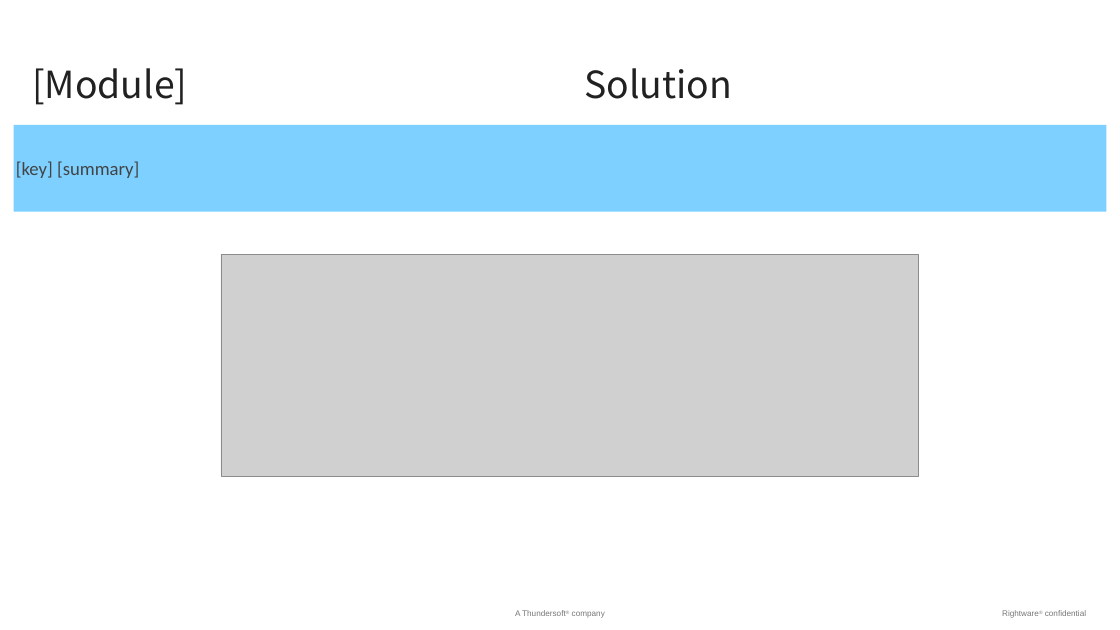
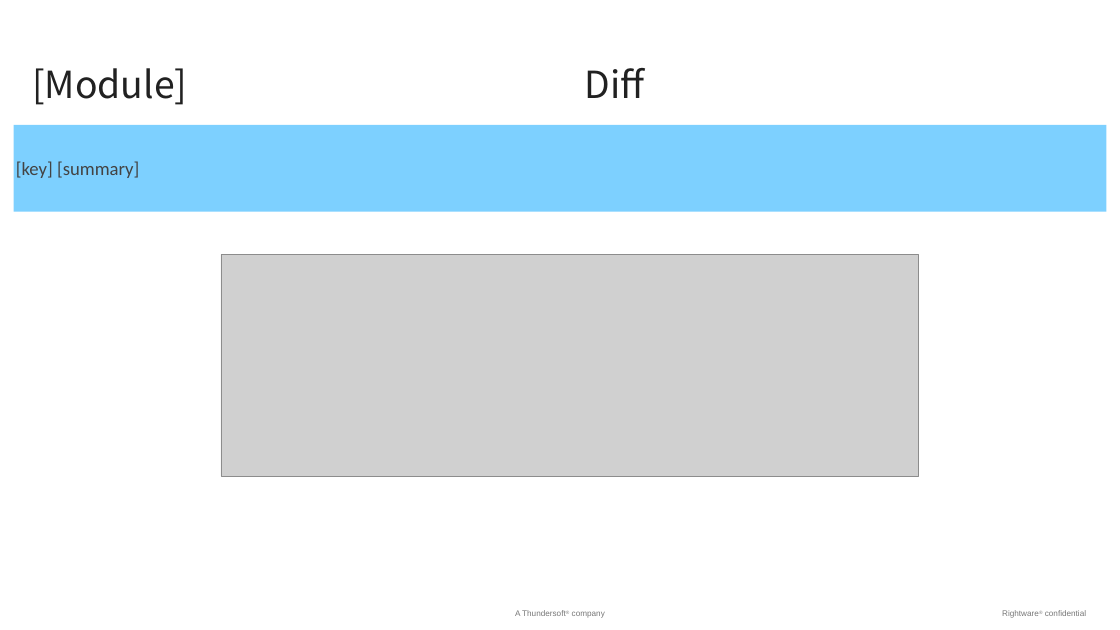
Before and after one commit to baochen-rw/JIRA-exporter, a slide deck: slide 2 of PPTTemplate/Template.pptx. Drawn at 1120x630 pixels with LibreOffice and Linux fonts; fonts in the diff are those of the drawing; grey boxes stand for pictures; background and template pictures are left out. Boxes give left, top, right and bottom in pixels: in the first picture for what was removed or moved away, otherwise in the second. Text is boxed around its words. In the diff, an @@ line names an element or a change of style, - is before the commit and + after.

```diff
--- a/PPTTemplate/Template.pptx
+++ b/PPTTemplate/Template.pptx
@@ text at box(584, 68, 644, 98): text changed @@
-Solution
+Diff
```
Also in this commit, not shown: 2 other slides changed, 3 other files.
